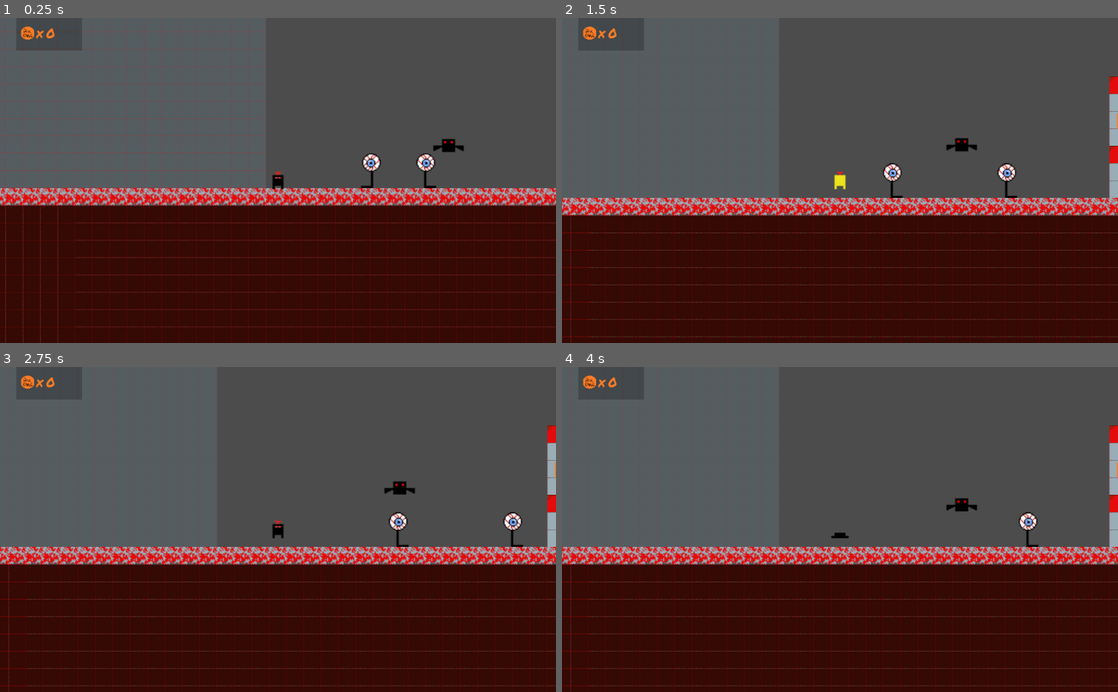
Above: before the commit, frames 1-4 (two rows, left to right).
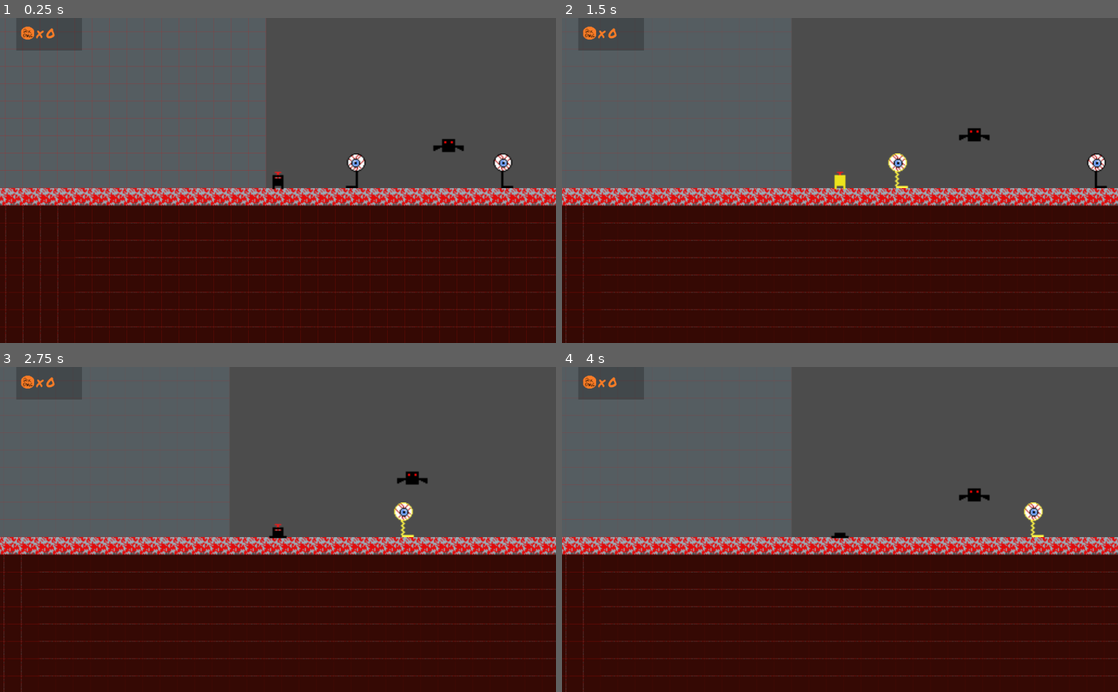
Above: after the commit, the same moments.

Repository: tompasini/Born4Lazers
Game: Godot game, scene res://Level1.tscn
The game is run twice, just before and just after one commit, with the same random seed, the same clock (stepped at 60 frames per second) and the same inputs.
Inputs (mouse positions are in pixels of both pictures, inside the frame that each line leads up to):
- Up to frame 1 (0.25 s): no input
- Up to frame 2 (1.5 s): move the mouse to (962, 164) at 0.52 s; hold D (right) from 0.53 s (still down); click (962, 164) at 0.6 s; tap Space (jump) at 0.77 s; move the mouse to (728, 196) at 1.27 s; click (728, 196) at 1.35 s
- Up to frame 3 (2.75 s): tap Space (jump) at 1.52 s; move the mouse to (333, 458) at 2.02 s; release D (right) at 2.03 s; hold A (left) from 2.03 s (still down); click (333, 458) at 2.1 s
- Up to frame 4 (4 s): move the mouse to (812, 594) at 2.77 s; release A (left) at 2.78 s; hold D (right) from 2.78 s (still down); click (812, 594) at 2.85 s; tap Space (jump) at 3.02, 3.77 s; move the mouse to (1006, 578) at 3.52 s; click (1006, 578) at 3.6 s

The runs differ from the first frame. In frame 1, 0.7% of the frame differs, in the area x 62-93%, y 41-53%; in frame 2, 13%, in the area x 0-100%, y 9-100%; in frame 3, 13%; in frame 4, 12%.

Commit message:
lasers, eyebes animations, global damage

Diff:
--- a/Eybes.gd
+++ b/Eybes.gd
@@ -4,6 +4,7 @@
 export var direction = -1
 export var detects_cliffs = true
 var speed = 50
+var life = 10
 
 func _ready():
 	if(direction == 1):
@@ -39,7 +40,16 @@
 		body.bounce()
 
 func _on_Sides_body_entered(body):
-	body.hurt()
+	if(body.name == 'LZer'):
+		body.hurt()
+	elif(body.name == 'Laser'):
+		$AnimatedSprite.play('hit')
+		body.queue_free()
+		life -= GlobalVariables.laser_damage
+		if(!life):
+			$AnimatedSprite.play('fall')
+			speed = 0
+			$Timer.start()
 
 func _on_Timer_timeout():
 	queue_free()
--- a/Eyebes.tscn
+++ b/Eyebes.tscn
@@ -1,20 +1,32 @@
-[gd_scene load_steps=11 format=2]
+[gd_scene load_steps=13 format=2]
 
 [ext_resource path="res://Assets/Enemies/Eyebes/Eyebes.png" type="Texture" id=1]
 [ext_resource path="res://Assets/Enemies/Eyebes/Eyebes Squished.png" type="Texture" id=2]
 [ext_resource path="res://Eybes.gd" type="Script" id=3]
 [ext_resource path="res://Assets/Enemies/Eyebes/Eyebes Walk.png" type="Texture" id=4]
+[ext_resource path="res://Assets/Enemies/Eyebes/Eyebes Fall 1.png" type="Texture" id=5]
+[ext_resource path="res://Assets/Enemies/Eyebes/Eyebes Hit 1.png" type="Texture" id=6]
 
 [sub_resource type="SpriteFrames" id=1]
 animations = [ {
+"frames": [ ExtResource( 2 ) ],
+"loop": true,
+"name": "squished",
+"speed": 5.0
+}, {
+"frames": [ ExtResource( 1 ), ExtResource( 5 ) ],
+"loop": true,
+"name": "fall",
+"speed": 5.0
+}, {
 "frames": [ ExtResource( 1 ), ExtResource( 4 ) ],
 "loop": true,
 "name": "walk",
 "speed": 5.0
 }, {
-"frames": [ ExtResource( 2 ) ],
+"frames": [ ExtResource( 6 ), ExtResource( 6 ), ExtResource( 6 ) ],
 "loop": true,
-"name": "squished",
+"name": "hit",
 "speed": 5.0
 } ]
 
--- a/HUD.gd
+++ b/HUD.gd
@@ -1,7 +1,7 @@
 extends CanvasLayer
 
 func _ready():
-	$DmgPowerUpQty.text = str(PowerUps.dmgPowerUps)
+	$DmgPowerUpQty.text = str(GlobalVariables.dmgPowerUps)
 
 
 func _on_LZer_dmg_power_up_collected():
--- /dev/null
+++ b/Laser.gd
@@ -0,0 +1,16 @@
+extends KinematicBody2D
+
+var velocity = Vector2()
+var direction = 1
+const SPEED = 15
+
+func _ready():
+	$Timer.start()
+
+func _physics_process(delta):
+	velocity.x = SPEED * direction
+	move_and_collide(velocity)
+
+
+func _on_Timer_timeout():
+	queue_free()
--- /dev/null
+++ b/Laser.tscn
@@ -0,0 +1,25 @@
+[gd_scene load_steps=4 format=2]
+
+[ext_resource path="res://Assets/Lasers/Basic Laser.png" type="Texture" id=1]
+[ext_resource path="res://Laser.gd" type="Script" id=2]
+
+[sub_resource type="RectangleShape2D" id=1]
+extents = Vector2( 16, 1.5 )
+
+[node name="Laser" type="KinematicBody2D"]
+collision_layer = 32
+collision_mask = 16
+script = ExtResource( 2 )
+
+[node name="Sprite" type="Sprite" parent="."]
+texture = ExtResource( 1 )
+
+[node name="CollisionShape2D" type="CollisionShape2D" parent="."]
+position = Vector2( 0, 0.5 )
+shape = SubResource( 1 )
+
+[node name="Timer" type="Timer" parent="."]
+wait_time = 0.5
+one_shot = true
+
+[connection signal="timeout" from="Timer" to="." method="_on_Timer_timeout"]
--- a/Level1.tscn
+++ b/Level1.tscn
@@ -121,10 +121,10 @@
 [node name="Eyebes" type="Node2D" parent="."]
 
 [node name="Eyebes" parent="Eyebes" instance=ExtResource( 9 )]
-position = Vector2( 158, 181 )
+position = Vector2( 144, 207 )
 
 [node name="Eyebes2" parent="Eyebes" instance=ExtResource( 9 )]
-position = Vector2( 182, 176 )
+position = Vector2( 253, 207 )
 direction = 1
 detects_cliffs = false
 
--- a/Scripts/2xDamage.gd
+++ b/Scripts/2xDamage.gd
@@ -2,7 +2,7 @@
 
 func _on_2xDamage_body_entered(body):
 	$AnimationPlayer.play("bounce")
-	PowerUps.dmgPowerUps += 1
+	GlobalVariables.dmgPowerUps += 1
 	body.emit_signal("dmg_power_up_collected")
 	set_collision_mask_bit(0, false)
 
--- a/Scripts/Global/PowerUps.gd
+++ b/Scripts/Global/global_variables.gd
@@ -2,6 +2,7 @@
 
 var dmgPowerUps = 0
 var fireRatePowerUps = 0
+var laser_damage = 5
 
 func _ready():
 	pass
--- a/Scripts/LZer.gd
+++ b/Scripts/LZer.gd
@@ -6,6 +6,7 @@
 const SPEED = 180
 const JUMPFORCE = -550
 const GRAVITY = 35
+const LASER = preload("res://Laser.tscn")
 
 signal dmg_power_up_collected
 
@@ -25,6 +26,9 @@
 		if not is_on_floor():
 			$AnimatedSprite.play('jump')
 
+		if(Input.is_action_just_pressed("shoot")):
+			shoot()
+
 		velocity.y += GRAVITY
 
 		if(Input.is_action_just_pressed("jump") and is_on_floor()):
@@ -39,7 +43,7 @@
 	get_tree().reload_current_scene()
 
 func get_damage():
-	return (PowerUps.dmgPowerUps * damage) if (PowerUps.dmgPowerUps) else damage
+	return (GlobalVariables.dmgPowerUps * damage) if (GlobalVariables.dmgPowerUps) else damage
 
 func bounce():
 	velocity.y = JUMPFORCE * 0.5
@@ -51,6 +55,14 @@
 	Input.action_release('right')
 	$AnimatedSprite.play('dead')
 
+func shoot():
+	var l = LASER.instance()
+	if($AnimatedSprite.flip_h):
+		l.direction = -1
+	get_parent().add_child(l)
+	l.position.y = position.y - 7
+	l.position.x = position.x + 18
+
 func _on_Timer_timeout():
 	get_tree().reload_current_scene()
 
--- a/project.godot
+++ b/project.godot
@@ -16,7 +16,7 @@
 
 [autoload]
 
-PowerUps="*res://Scripts/Global/PowerUps.gd"
+GlobalVariables="*res://Scripts/Global/global_variables.gd"
 
 [input]
 
@@ -33,6 +33,11 @@
 jump={
 "deadzone": 0.5,
 "events": [ Object(InputEventKey,"resource_local_to_scene":false,"resource_name":"","device":0,"alt":false,"shift":false,"control":false,"meta":false,"command":false,"pressed":false,"scancode":32,"physical_scancode":0,"unicode":0,"echo":false,"script":null)
+ ]
+}
+shoot={
+"deadzone": 0.5,
+"events": [ Object(InputEventMouseButton,"resource_local_to_scene":false,"resource_name":"","device":0,"alt":false,"shift":false,"control":false,"meta":false,"command":false,"button_mask":0,"position":Vector2( 0, 0 ),"global_position":Vector2( 0, 0 ),"factor":1.0,"button_index":1,"pressed":false,"doubleclick":false,"script":null)
  ]
 }
 
Binary file added: Assets/Enemies/Eyebes/Eyebes Fall 1.png
Not shown, added: Assets/Enemies/Eyebes/Eyebes Fall 1.png.import
Binary file added: Assets/Enemies/Eyebes/Eyebes Hit 1.png
Not shown, added: Assets/Enemies/Eyebes/Eyebes Hit 1.png.import
Binary file changed: Assets/Lasers/Basic Laser.png
